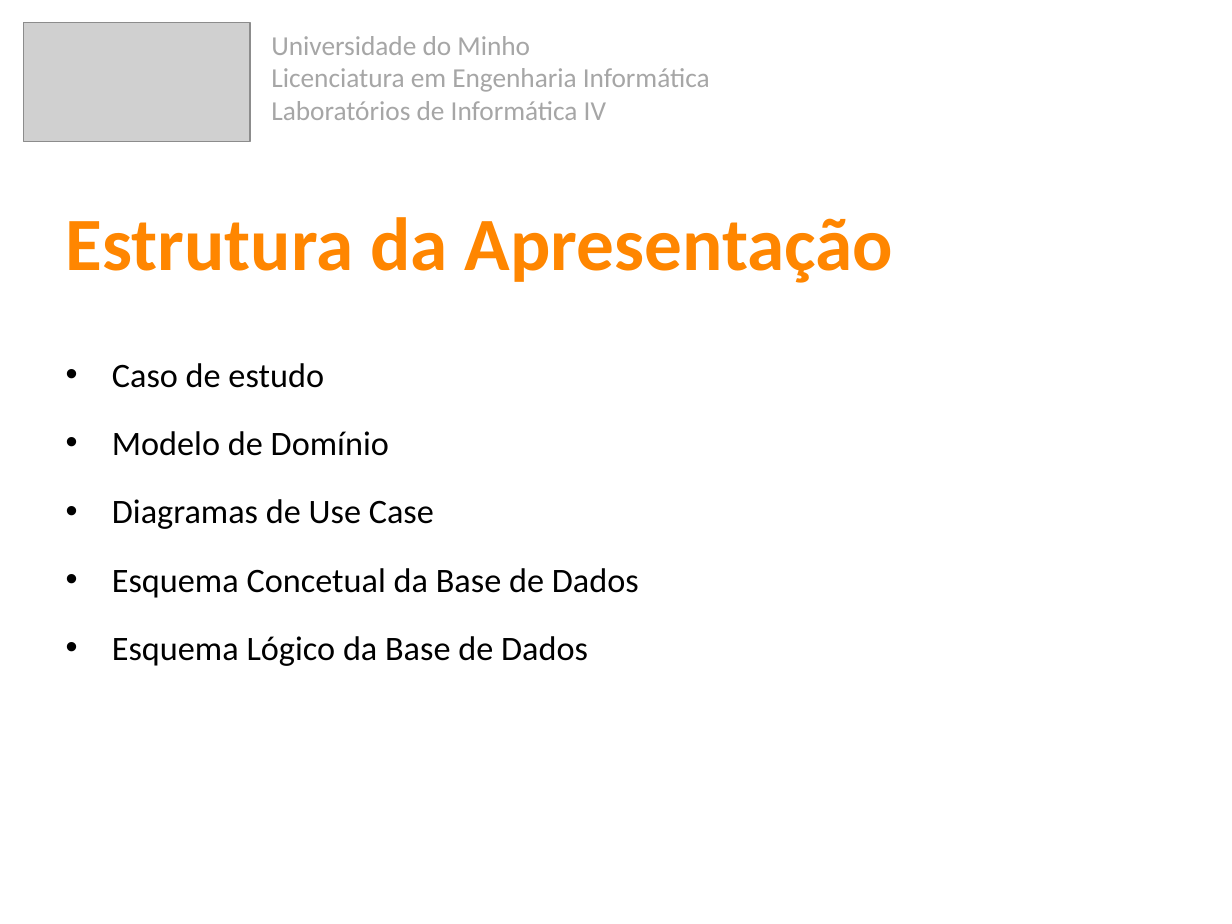
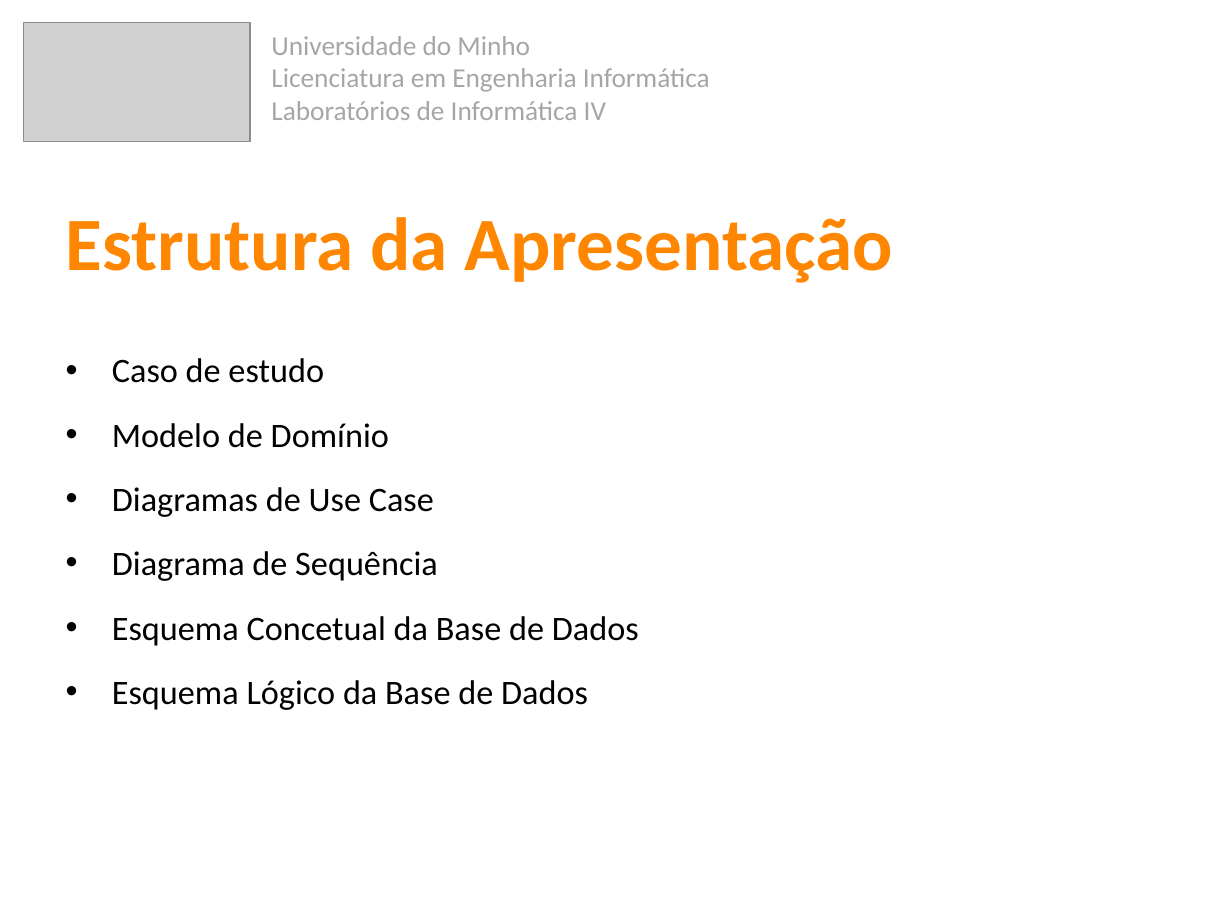
Before and after one commit to 7patricia/Aprende-com-os-Minions, a slide deck: slide 2 of 2ª Fase/Aprsentação_Fase2.pptx. Drawn at 1232x924 pixels with LibreOffice and Linux fonts; fonts in the diff are those of the drawing; grey boxes stand for pictures. Boxes give left, top, right and bottom in pixels: in the first picture for what was removed or moved away, otherwise in the second. Text is boxed around its words. In the diff, an @@ line names an element or a change of style, - is before the commit and + after.

```diff
--- a/2ª Fase/Aprsentação_Fase2.pptx
+++ b/2ª Fase/Aprsentação_Fase2.pptx
@@ text at bbox=[112, 358, 639, 710]: line spacing 1.5 to 1.4 @@
@@ text at bbox=[112, 551, 438, 581]: paragraph added @@
+• Diagrama de Sequência
```
Also in this commit, not shown: 3 other slides changed, 4 slides added.
